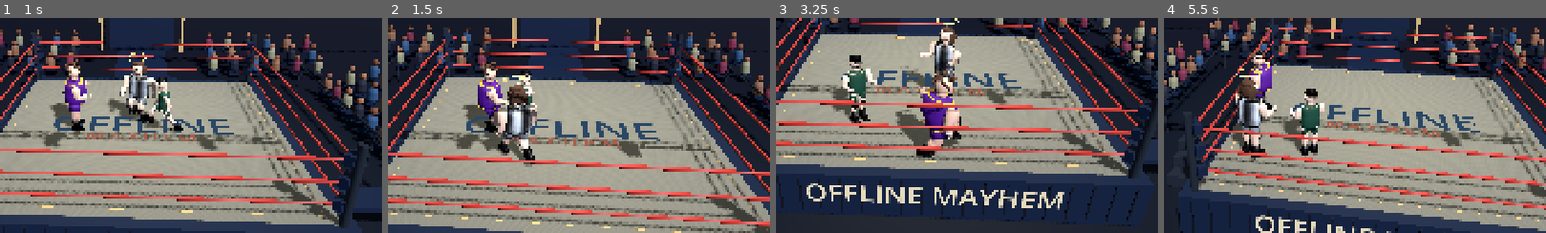
Above: before the commit, frames 1-4 (left to right).
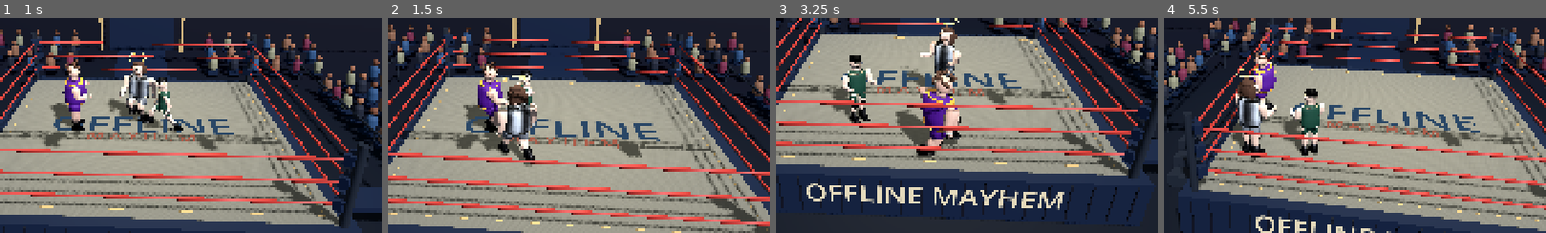
Above: after the commit, the same moments.

Repository: mver191-png/lolcow-wrestling
Game: Godot game, scene res://scenes/ui/character_select.tscn
The game is run twice, just before and just after one commit, with the same random seed, the same clock (stepped at 60 frames per second) and the same inputs.
Inputs:
- Up to frame 1 (1 s): click "FIGHT! [SPACE / ENTER]" at 0.5 s
- Up to frame 2 (1.5 s): tap Enter at 1.25 s; hold D (p1_right) from 1.28 s (still down); tap L (p1_block) at 1.35 s
- Up to frame 3 (3.25 s): release D (p1_right) at 2.03 s; hold S 2.03-2.78 s; tap Space (p1_pin) at 2.1 s; hold D (p1_right) from 2.78 s (still down); hold C (toggle_cpu) from 2.78 s (still down)
- Up to frame 4 (5.5 s): release D (p1_right) at 3.53 s; release C (toggle_cpu) at 3.53 s; hold W 3.53-4.28 s; tap Shift at 3.6 s; hold A from 4.28 s (still down); tap Enter at 4.35 s; tap L (p1_block) at 5.1 s
The pictures show only the part of the screen within x 34-84%, y 31-81%; the shares and areas given below are measured in that part.

Frame 1 is identical in both runs. In frame 2, 0.2% of the frame differs, in the area x 19-31%, y 20-52%; in frame 3, 0.7%; in frame 4, 0.7%, in the area x 18-30%, y 13-42%.

Commit message:
feat(presentation): schedule mesh clearance after contact and animation polish [skip ci]

Diff:
--- a/scripts/fighter/fighter_presentation.gd
+++ b/scripts/fighter/fighter_presentation.gd
@@ -1,5 +1,7 @@
 class_name FighterPresentation
 extends Node
+const CLEARANCE=preload("res://scripts/fighter/presentation_clearance.gd")
+var clearance:Node
 const CONTACT=preload("res://scripts/fighter/paired_contact.gd")
 const POLISH=preload("res://scripts/fighter/animation_polish.gd")
 const MATERIAL_POLISH=preload("res://scripts/fighter/material_polish.gd")
@@ -8,7 +10,7 @@
 const CORE:=["idle","walk","strike","knockdown","getup","throw_attacker","throw_defender","pinning","pinned","submission_attacker","submission_defender","victory","defeated"]
 var fighter:CharacterBody3D;var visual_root:Node3D;var anim_player:AnimationPlayer;var skeleton:Skeleton3D;var has_skel …(372 unchanged characters)…
 func setup(p_fighter:Fighter,p_visual_root:Node3D)->void:
- fighter=p_fighter;visual_root=p_visual_root;process_physics …(149 unchanged characters)… sh";add_child(polish);polish.setup(self)
+ fighter=p_fighter;visual_root=p_visual_root;process_physics …(149 unchanged characters)… sh";add_child(polish);polish.setup(self);clearance=CLEARANCE.new();clearance.name="PresentationClearance";add_child(clearance);clearance.setup(self)
 func _find_type(node:Node,wanted:StringName)->Node:
  if node.is_class(wanted):return node
  for child in node.get_children():
@@ -35,7 +37,7 @@
   if anim_player.has_animation(clip):anim_player.get_animation(clip).loop_mode=Animation.LOOP_LINEAR
  anim_player.callback_mode_process=AnimationMixer.ANIMATION_CALLBACK_MODE_PROCESS_MANUAL;_chest=skeleton.find_bone("Chest");var hips:=skeleton.find_bone("Hips")
  if hips>=0:_body_scale=maxf(skeleton.get_bone_global_rest(hips).origin.y/.89,.5)
- contact.reset();polish.reset();play_state_animation(fighter.current_state)
+ contact.reset();polish.reset();clearance.reset();play_state_animation(fighter.current_state)
 func _capture_pose()->void:
  _from_positions.clear();_from_rotations.clear()
  if skeleton==null:return
